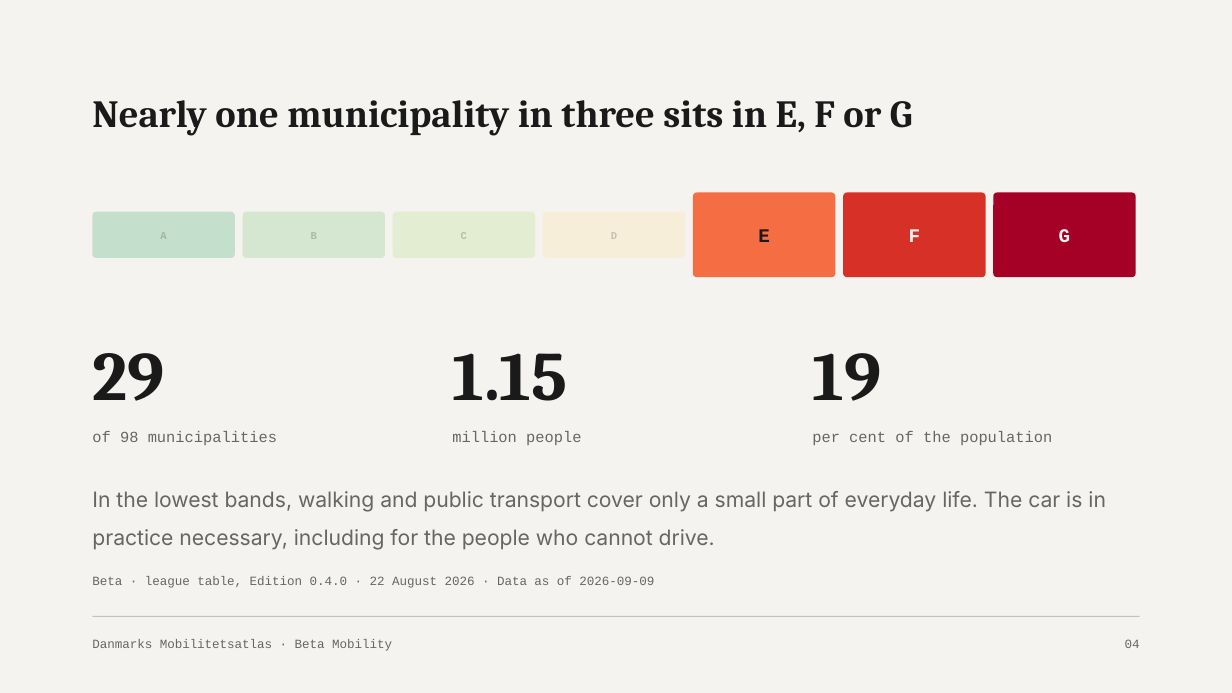
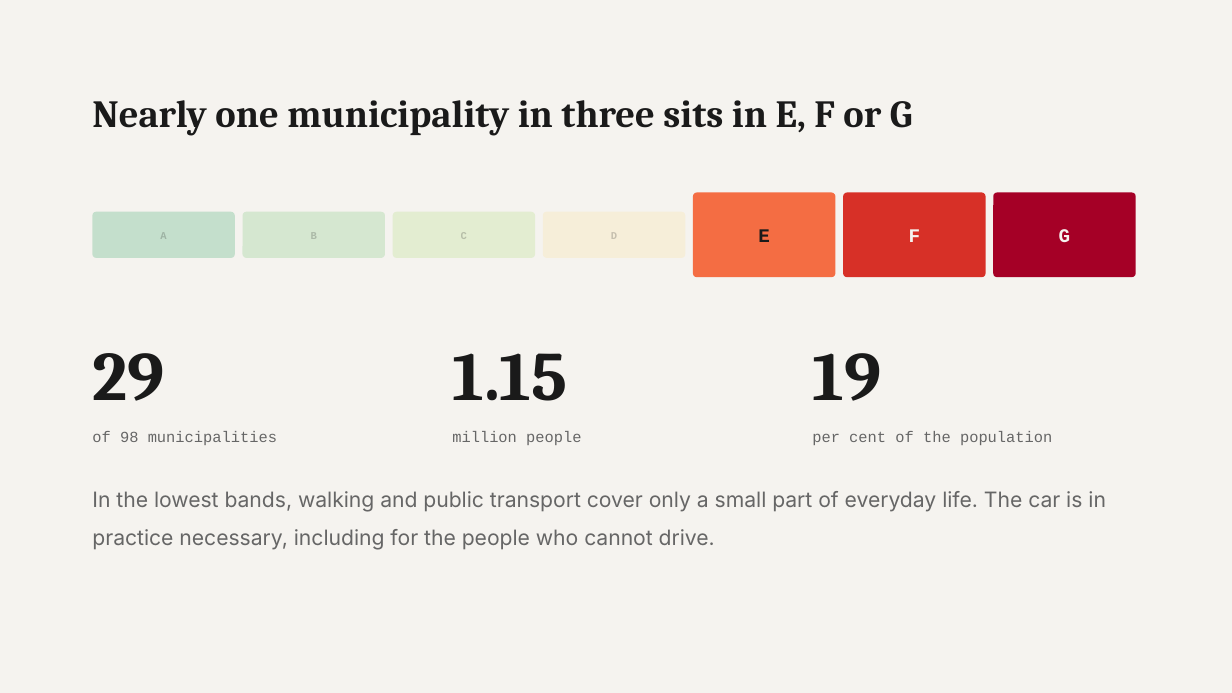
Before and after one commit to betamobility/slides, a slide deck: slide 4 of decks/mobilitetsatlas-intro/Mobilitetsatlas-introduktion.pptx. Drawn at 1232x693 pixels with LibreOffice and Linux fonts; fonts in the diff are those of the drawing. Boxes give left, top, right and bottom in pixels: in the first picture for what was removed or moved away, otherwise in the second. Text is boxed around its words. In the diff, an @@ line names an element or a change of style, - is before the commit and + after.

```diff
--- a/decks/mobilitetsatlas-intro/Mobilitetsatlas-introduktion.pptx
+++ b/decks/mobilitetsatlas-intro/Mobilitetsatlas-introduktion.pptx
@@ text removed at (92, 576, 654, 588) @@
-Beta · league table, Edition 0.4.0 · 22 August 2026 · Data as of 2026-09-09
@@ rectangle removed at (92, 616, 1140, 617) @@
@@ text removed at (92, 639, 392, 651) @@
-Danmarks Mobilitetsatlas · Beta Mobility
@@ text removed at (1125, 639, 1140, 648) @@
-04
```
Also in this commit, not shown: 14 other slides changed, 2 other files.
